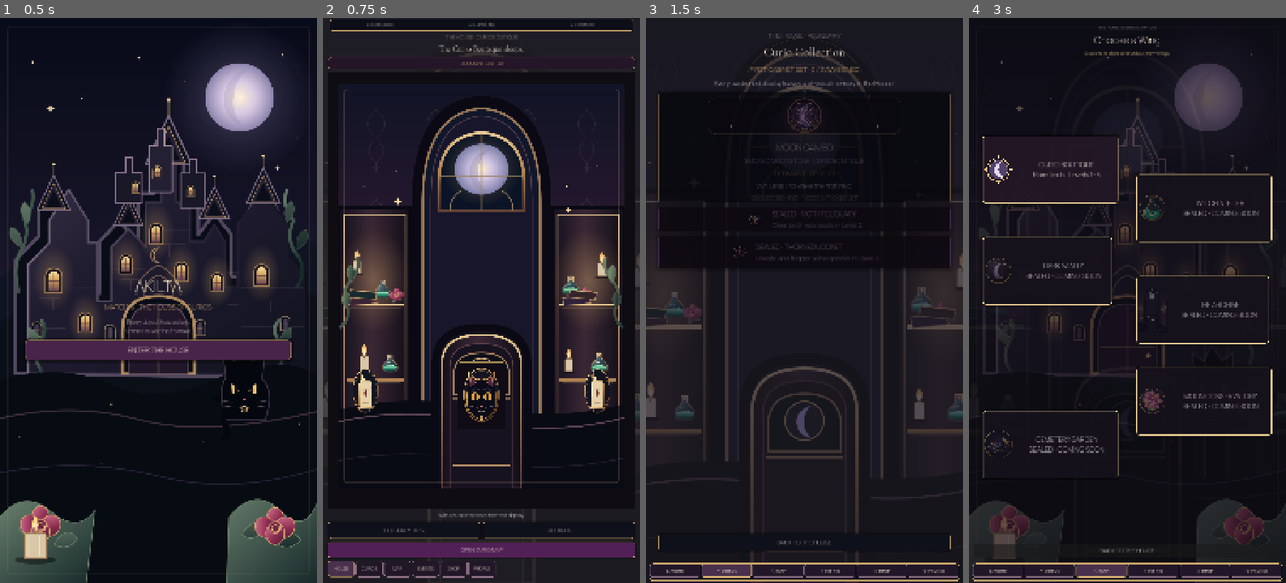
Above: before the commit, frames 1-4 (left to right).
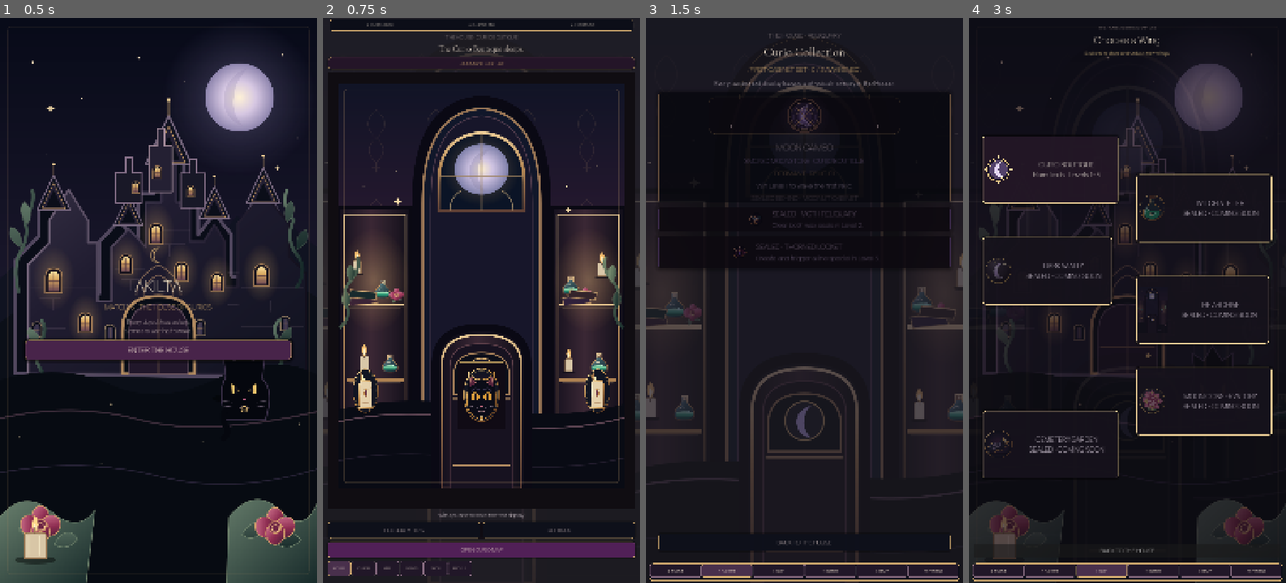
Above: after the commit, the same moments.

Repository: Jay-prodesign/akilta-match3
Game: Godot game, scene res://src/app/app_bootstrap.tscn
Two runs of this game, one before a commit and one after it. Both use one fixed random seed, a clock stepped at 60 frames per second and the inputs below.
Inputs:
- Up to frame 1 (0.5 s): no input
- Up to frame 2 (0.75 s): click "ENTER THE HOUSE" at 0.5 s
- Up to frame 3 (1.5 s): click "RELIQUARY · 0 / 3" at 1.25 s
- Up to frame 4 (3 s): click "⌂ HOUSE" at 2 s; click "OPEN CURIO MAP" at 2.75 s

Frame 1 is identical in both runs. In frame 2, 0.5% of the frame differs, in the area x 2-55%, y 96-100%; in frame 3, 0.2%; in frame 4, 0.2%.

Commit message:
product: compact mobile navigation and complete profile evidence

Diff:
--- a/src/ui/gameplay/gameplay_screen.gd
+++ b/src/ui/gameplay/gameplay_screen.gd
@@ -395,14 +395,14 @@
 	nav_scroll.vertical_scroll_mode = ScrollContainer.SCROLL_MODE_DISABLED
 	panel.add_child(nav_scroll)
 	var row := HBoxContainer.new()
-	row.add_theme_constant_override("separation", 4)
+	row.add_theme_constant_override("separation", 2)
 	nav_scroll.add_child(row)
 	for item in [{"label":"⌂ HOUSE","id":"house"},{"label":"✦ CURIOS","id":"curios"},{"label":"☾ MAP","id":"map"},{"label":"✧ EVENTS","id":"events"},{"label":"◇ SHOP","id":"shop"},{"label":"⚙ PROFILE","id":"profile"}]:
 		var button := Button.new()
 		button.text = String(item["label"])
-		button.custom_minimum_size = Vector2(96, 46)
+		button.custom_minimum_size = Vector2(80, 46)
 		button.size_flags_horizontal = Control.SIZE_EXPAND_FILL
-		button.add_theme_font_size_override("font_size", 14)
+		button.add_theme_font_size_override("font_size", 12)
 		button.add_theme_color_override("font_color", Color("#F4E5D3"))
 		var button_style := StyleBoxFlat.new()
 		button_style.bg_color = Color("#251529")
--- a/src/ui/home/house_home.gd
+++ b/src/ui/home/house_home.gd
@@ -97,7 +97,7 @@
 	$Layout.add_child(dock_scroll)
 	var dock := HBoxContainer.new()
 	dock.name = "BottomNavigation"
-	dock.add_theme_constant_override("separation", 4)
+	dock.add_theme_constant_override("separation", 2)
 	dock_scroll.add_child(dock)
 	for entry in [
 		{"title": "HOUSE", "action": "house"},
@@ -110,9 +110,9 @@
 		var button := Button.new()
 		button.text = String(entry["title"])
 		button.name = "Dock" + String(entry["action"]).capitalize()
-		button.custom_minimum_size = Vector2(92, 56)
+		button.custom_minimum_size = Vector2(80, 54)
 		button.size_flags_horizontal = Control.SIZE_EXPAND_FILL
-		button.add_theme_font_size_override("font_size", 15)
+		button.add_theme_font_size_override("font_size", 12)
 		button.tooltip_text = String(entry["title"])
 		var action := String(entry["action"])
 		button.pressed.connect(func(): _navigate_dock(action))
--- a/src/ui/shared/product_navigation.gd
+++ b/src/ui/shared/product_navigation.gd
@@ -50,7 +50,7 @@
 
 	var row := HBoxContainer.new()
 	row.name = "Items"
-	row.add_theme_constant_override("separation", 4)
+	row.add_theme_constant_override("separation", 2)
 	row.size_flags_horizontal = Control.SIZE_EXPAND_FILL
 	scroll.add_child(row)
 
@@ -60,9 +60,9 @@
 		button.name = "Nav" + action.capitalize()
 		button.text = String(item["label"])
 		button.tooltip_text = action.capitalize()
-		button.custom_minimum_size = Vector2(94, 46)
+		button.custom_minimum_size = Vector2(80, 46)
 		button.size_flags_horizontal = Control.SIZE_EXPAND_FILL
-		button.add_theme_font_size_override("font_size", 14)
+		button.add_theme_font_size_override("font_size", 12)
 		button.add_theme_color_override("font_color", Color("#F4E5D3"))
 		button.add_theme_color_override("font_hover_color", Color("#FFF1D9"))
 		var normal := StyleBoxFlat.new()
--- a/tests/visual/capture_level1_journey.gd
+++ b/tests/visual/capture_level1_journey.gd
@@ -151,6 +151,17 @@
 		if (art_node as TextureRect).texture == null:
 			return _fail(app, "Shop feature illustration did not load")
 	if not await _save(app, "journey-10-shop.png"):
+		return
+	app.get_node("ScreenHost/FeaturePreview/FeatureLayout/BackToHouse").emit_signal("pressed")
+	await _frames(2)
+	if not app.show_feature_preview("Profile"):
+		return _fail(app, "House -> Profile preview failed")
+	await _frames(3)
+	var profile_preview: Node = app.get_node_or_null("ScreenHost/FeaturePreview")
+	var profile_art_nodes: Array[Node] = profile_preview.find_children("FeatureArtwork", "TextureRect", true, false) if profile_preview != null else []
+	if profile_art_nodes.size() != 3:
+		return _fail(app, "Profile must render saved journey, reliquary and House restoration cards")
+	if not await _save(app, "journey-11-profile.png"):
 		return
 	app.get_node("ScreenHost/FeaturePreview/FeatureLayout/BackToHouse").emit_signal("pressed")
 	await _frames(2)
Not shown, changed: .github/workflows/level1-web.yml
Not shown, changed: .github/workflows/p0-headless.yml
Not shown, changed: .github/workflows/p0-visual.yml
